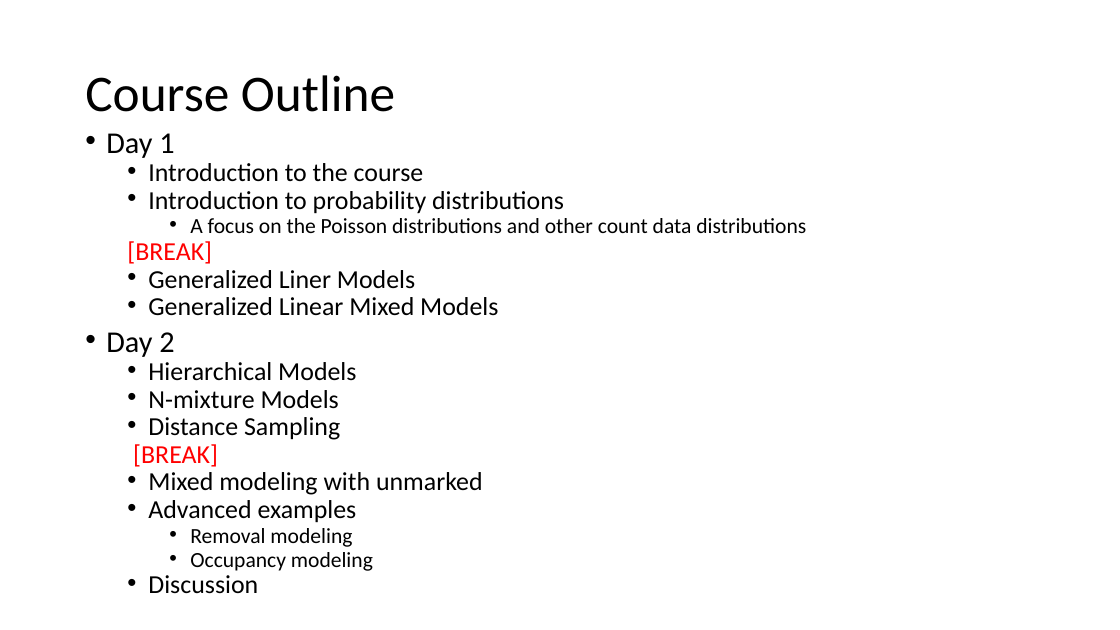
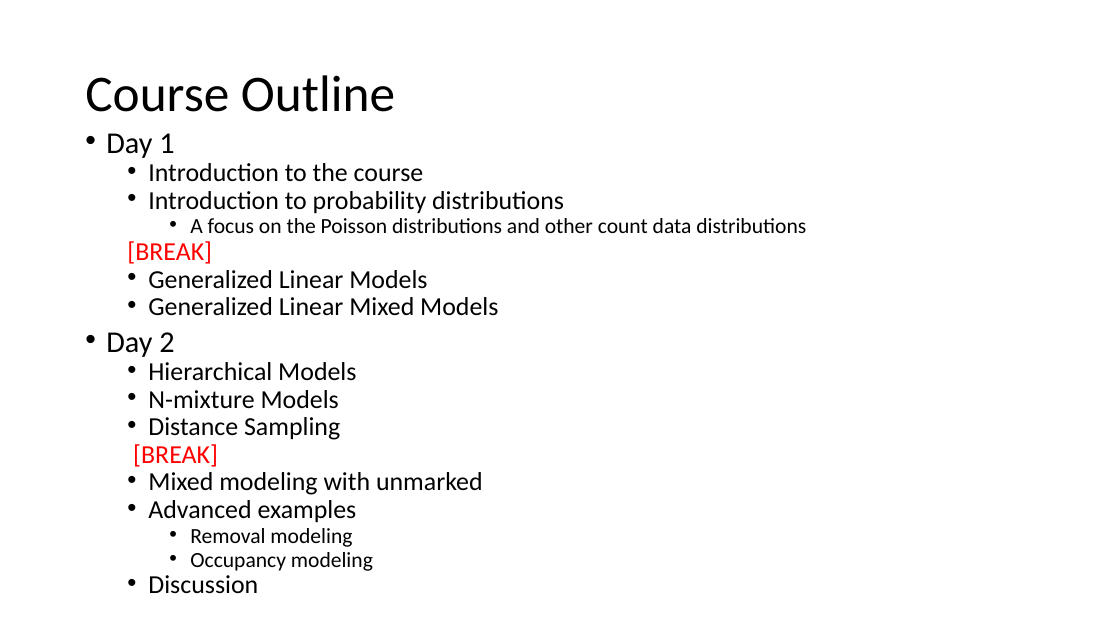
Before and after one commit to evanmadams/AOS_SCO-2021-Count-Data-Workshop, a slide deck: slide 2 of lessons/workshop_introduction.pptx. Drawn at 1120x630 pixels with LibreOffice and Linux fonts; fonts in the diff are those of the drawing. Boxes give left, top, right and bottom in pixels: in the first picture for what was removed or moved away, otherwise in the second. Text is boxed around its words. In the diff, an @@ line names an element or a change of style, - is before the commit and + after.

Commit message:
minor changes

```diff
--- a/lessons/workshop_introduction.pptx
+++ b/lessons/workshop_introduction.pptx
@@ text at box(148, 270, 427, 288): text changed @@
-  • Generalized Liner Models
+  • Generalized Linear Models
```
